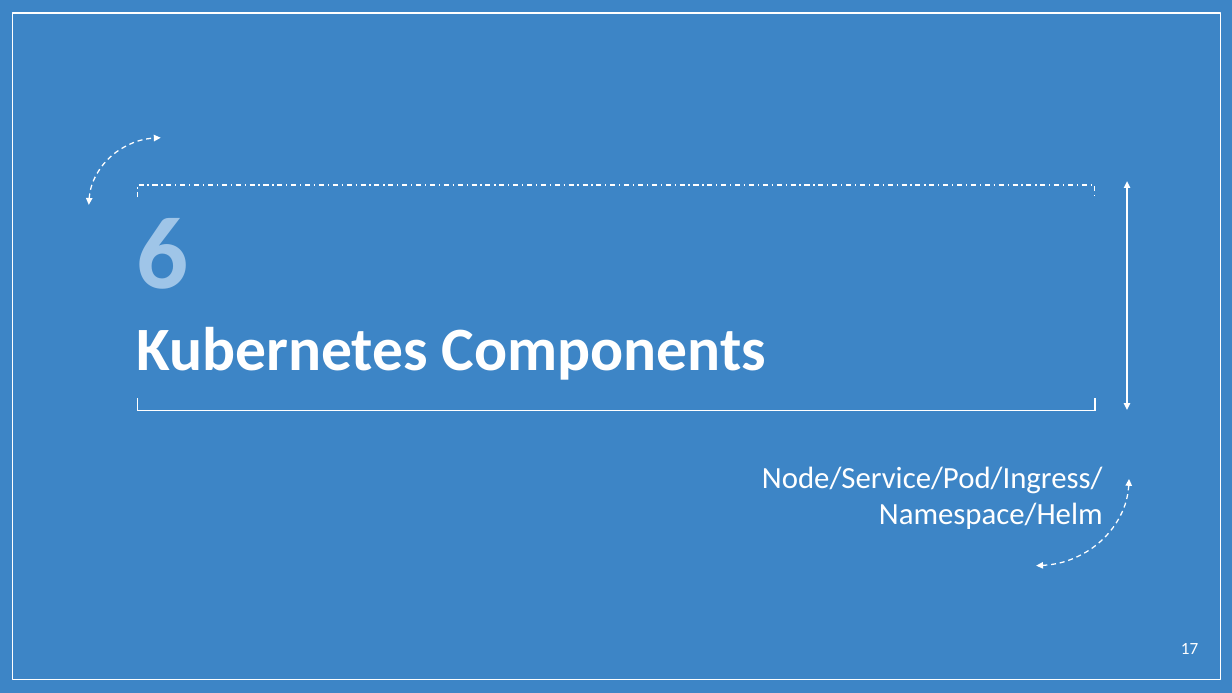
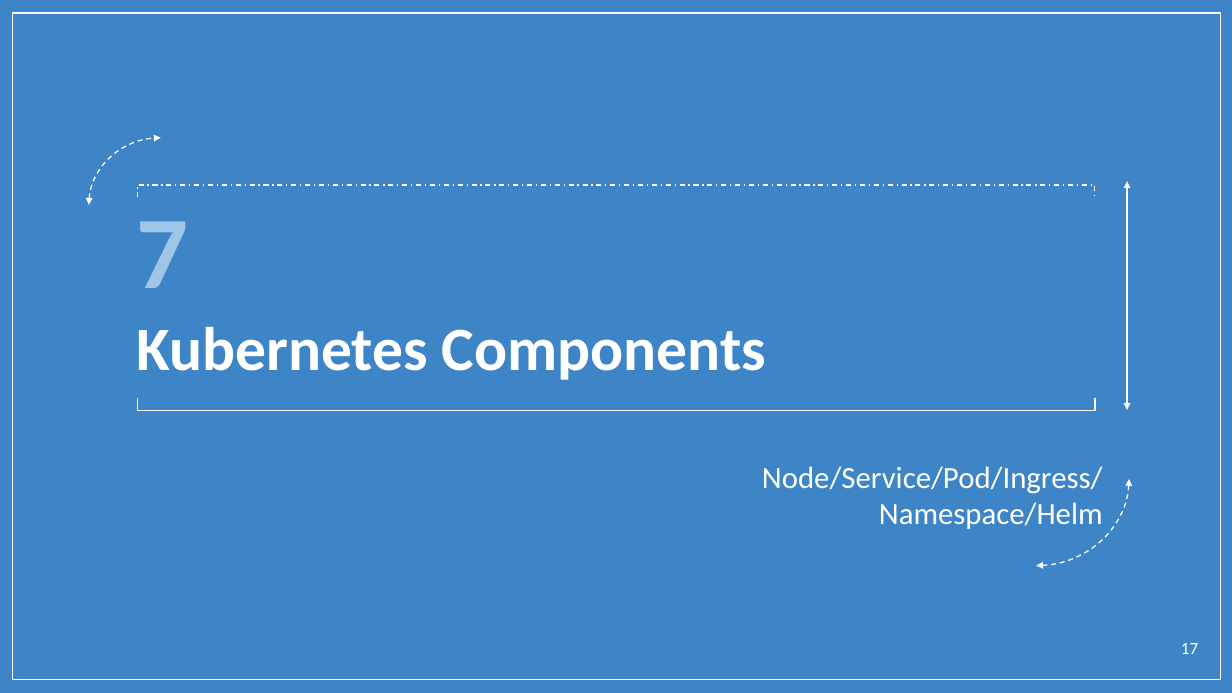
Before and after one commit to BrianChen0527/postgreSQL, a slide deck: slide 17 of ASUS_Docker_bootcamp/Docker Quiz.pptx. Drawn at 1232x693 pixels with LibreOffice and Linux fonts; fonts in the diff are those of the drawing; background and template pictures are left out. Boxes give left, top, right and bottom in pixels: in the first picture for what was removed or moved away, otherwise in the second. Text is boxed around its words. In the diff, an @@ line names an element or a change of style, - is before the commit and + after.

```diff
--- a/ASUS_Docker_bootcamp/Docker Quiz.pptx
+++ b/ASUS_Docker_bootcamp/Docker Quiz.pptx
@@ title at <box>136,221,188,288</box>: text changed @@
-6
+7
```
Also in this commit, not shown: 6 other slides changed, 6 slides added.
